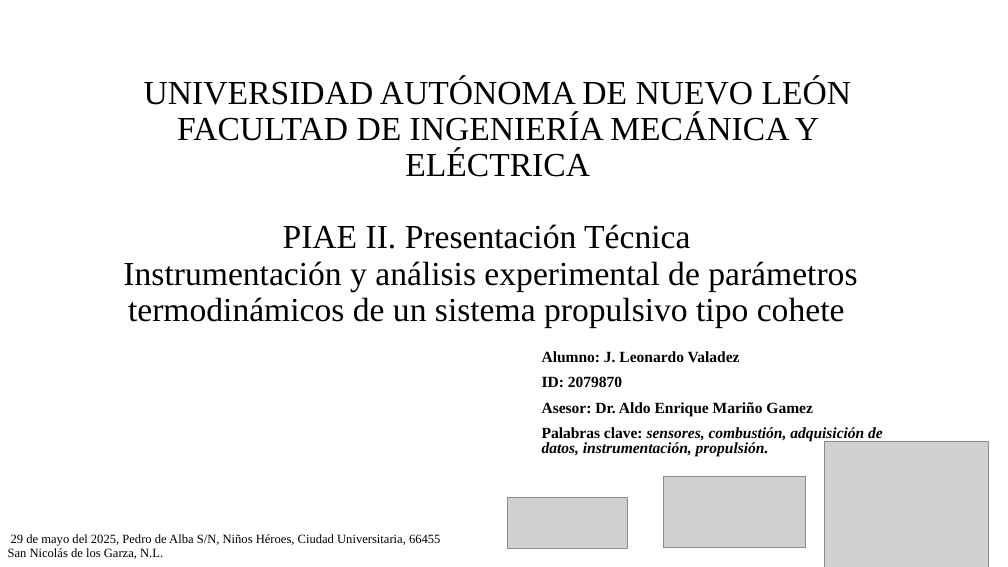
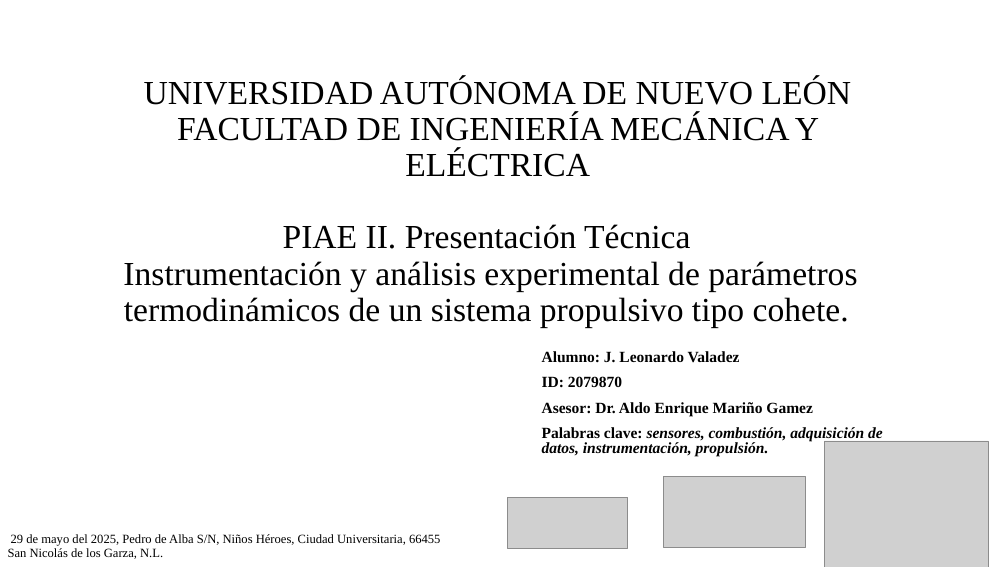
Before and after one commit to Archimedean2345/The-thermal-repository, a slide deck: slide 1 of PIAE2-Presentacion Tecnica.pptx. Drawn at 1008x567 pixels with LibreOffice and Linux fonts; fonts in the diff are those of the drawing; grey boxes stand for pictures; background and template pictures are left out. Boxes give left, top, right and bottom in pixels: in the first picture for what was removed or moved away, otherwise in the second. Text is boxed around its words. In the diff, an @@ line names an element or a change of style, - is before the commit and + after.

```diff
--- a/PIAE2-Presentacion Tecnica.pptx
+++ b/PIAE2-Presentacion Tecnica.pptx
@@ title at (x1=123, y1=224, x2=857, y2=327): text changed @@
-PIAE II. Presentación Técnica
-Instrumentación y análisis experimental de parámetros termodinámicos de un sistema propulsivo tipo cohete
+PIAE II. Presentación Técnica
+Instrumentación y análisis experimental de parámetros termodinámicos de un sistema propulsivo tipo cohete.
```
Also in this commit, not shown: 9 other slides changed, 2 slides added, 3 slides removed, 1 other file.
